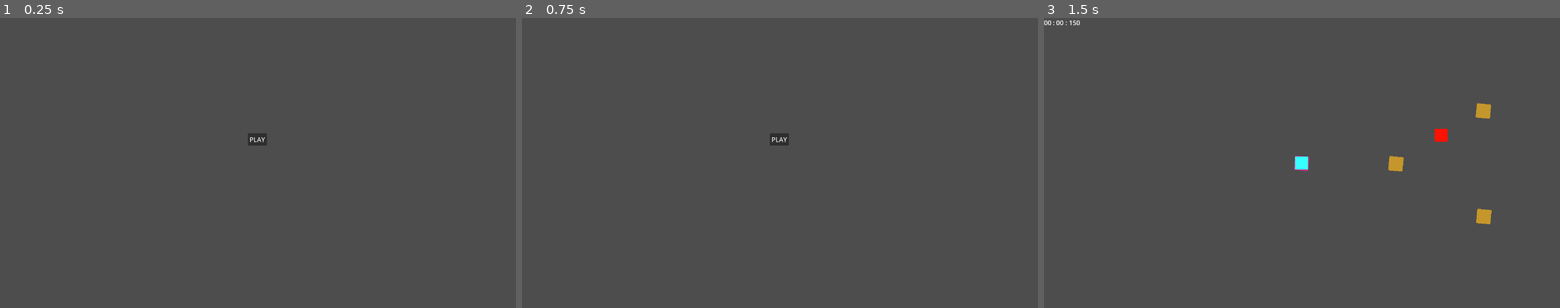
Above: before the commit, frames 1-3 (left to right).
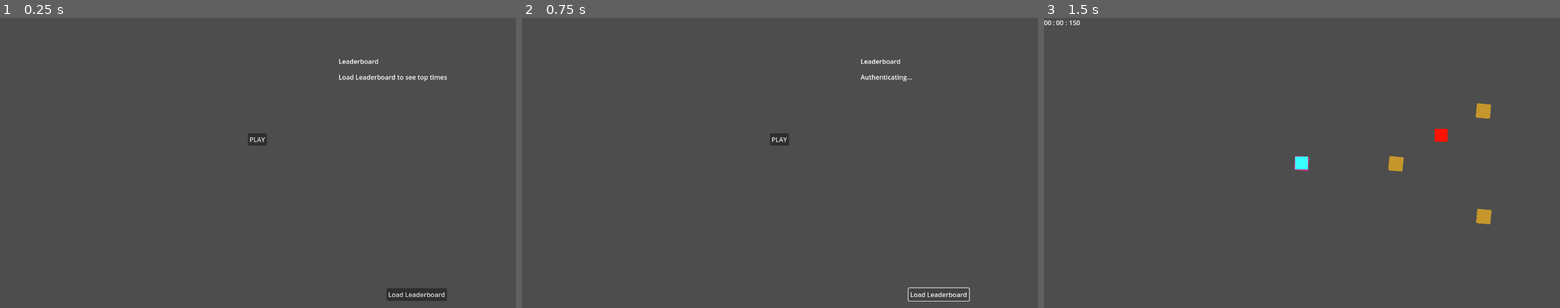
Above: after the commit, the same moments.

Repository: billbobphil/polymars-jam-2024
Game: Godot game, scene res://top.tscn
The game is run twice, just before and just after one commit, with the same random seed, the same clock (stepped at 60 frames per second) and the same inputs.
Inputs (mouse positions are in pixels of both pictures, inside the frame that each line leads up to):
- Up to frame 1 (0.25 s): no input
- Up to frame 2 (0.75 s): click (939, 293) at 0.5 s, where only the run after the commit has a clickable "Load Leaderboard"
- Up to frame 3 (1.5 s): click "PLAY" at 1.25 s

The runs differ from the first frame. In frame 1, 0.7% of the frame differs, in the area x 65-87%, y 14-98%; in frame 2, 0.3%; in frame 3, nothing differs.
Error after the commit: Invalid access to property or key 'player_identifier' on a base object of type 'Nil'. (res://leaderboard/Leaderboard.gd:73)

Commit message:
Game 'working'. Uploading to itch for a test run before assets

Diff:
--- /dev/null
+++ b/Leaderboard.gd
@@ -0,0 +1,147 @@
+extends Node
+
+# Use this game API key if you want to test with a functioning leaderboard
+# "987dbd0b9e5eb3749072acc47a210996eea9feb0"
+# var game_API_key = ""; #prod key
+# var game_API_key = "dev_688c275c34a04c76894f5a75f4bf529b"; #staging key
+var game_API_key = "987dbd0b9e5eb3749072acc47a210996eea9feb0"; #test key
+var development_mode = true
+var leaderboard_key = "leaderboardKey"
+var session_token = ""
+var score = 0
+
+# HTTP Request node can only handle one call per node
+var auth_http = HTTPRequest.new()
+var leaderboard_http = HTTPRequest.new()
+var submit_score_http = HTTPRequest.new()
+
+func _ready():
+	_authentication_request()
+
+func _process(_delta):
+	if(Input.is_action_just_pressed("ui_up")):
+		score += 1
+		print("CurrentScore:"+str(score))
+
+	if(Input.is_action_just_pressed("ui_down")):
+		score -= 1
+		print("CurrentScore:"+str(score))
+
+	# Upload score when pressing enter
+	if(Input.is_action_just_pressed("ui_accept")):
+		_upload_score(score)
+
+	# Get score when pressing spacebar
+	if(Input.is_action_just_pressed("ui_select")):
+		_get_leaderboards()
+
+
+func _authentication_request():
+	# Check if a player session exists
+	var player_session_exists = false
+	var player_identifier : String
+	var file = FileAccess.open("user://LootLocker.data", FileAccess.READ)
+	if file != null:
+		player_identifier = file.get_as_text()
+		print("player ID="+player_identifier)
+		file.close()
+
+	if player_identifier != null and player_identifier.length() > 1:
+		print("player session exists, id="+player_identifier)
+		player_session_exists = true
+	if(player_identifier.length() > 1):
+		player_session_exists = true
+
+	## Convert data to json string:
+	var data = { "game_key": game_API_key, "game_version": "0.0.0.1", "development_mode": true }
+
+	# If a player session already exists, send with the player identifier
+	if(player_session_exists == true):
+		data = { "game_key": game_API_key, "player_identifier":player_identifier, "game_version": "0.0.0.1", "development_mode": true }
+
+	# Add 'Content-Type' header:
+	var headers = ["Content-Type: application/json"]
+
+	# Create a HTTPRequest node for authentication
+	auth_http = HTTPRequest.new()
+	add_child(auth_http)
+	auth_http.request_completed.connect(_on_authentication_request_completed)
+	# Send request
+	auth_http.request("https://api.lootlocker.io/game/v2/session/guest", headers, HTTPClient.METHOD_POST, JSON.stringify(data))
+	# Print what we're sending, for debugging purposes:
+	print(data)
+
+
+func _on_authentication_request_completed(result, response_code, headers, body):
+	var json = JSON.new()
+	json.parse(body.get_string_from_utf8())
+
+	# Save the player_identifier to file
+	var file = FileAccess.open("user://LootLocker.data", FileAccess.WRITE)
+	file.store_string(json.get_data().player_identifier)
+	file.close()
+
+	# Save session_token to memory
+	session_token = json.get_data().session_token
+
+	# Print server response
+	print(json.get_data())
+
+	# Clear node
+	auth_http.queue_free()
+	# Get leaderboards
+	_get_leaderboards()
+
+
+func _get_leaderboards():
+	print("Getting leaderboards")
+	var url = "https://api.lootlocker.io/game/leaderboards/"+leaderboard_key+"/list?count=10"
+	var headers = ["Content-Type: application/json", "x-session-token:"+session_token]
+
+	# Create a request node for getting the highscore
+	leaderboard_http = HTTPRequest.new()
+	add_child(leaderboard_http)
+	leaderboard_http.request_completed.connect(_on_leaderboard_request_completed)
+
+	# Send request
+	leaderboard_http.request(url, headers, HTTPClient.METHOD_GET, "")
+
+func _on_leaderboard_request_completed(result, response_code, headers, body):
+	var json = JSON.new()
+	json.parse(body.get_string_from_utf8())
+
+	# Print data
+	print(json.get_data())
+
+	# Formatting as a leaderboard
+	var leaderboardFormatted = ""
+	for n in json.get_data().items.size():
+		leaderboardFormatted += str(json.get_data().items[n].rank)+str(". ")
+		leaderboardFormatted += str(json.get_data().items[n].player.id)+str(" - ")
+		leaderboardFormatted += str(json.get_data().items[n].score)+str("\n")
+	# Print the formatted leaderboard to the console
+	print(leaderboardFormatted)
+
+	# Clear node
+	leaderboard_http.queue_free()
+
+func _upload_score(score: int):
+	var data = { "score": str(score) }
+	var headers = ["Content-Type: application/json", "x-session-token:"+session_token]
+	submit_score_http = HTTPRequest.new()
+	add_child(submit_score_http)
+	submit_score_http.request_completed.connect(_on_upload_score_request_completed)
+	# Send request
+	submit_score_http.request("https://api.lootlocker.io/game/leaderboards/"+leaderboard_key+"/submit", headers, HTTPClient.METHOD_POST, JSON.stringify(data))
+	# Print what we're sending, for debugging purposes:
+	print(data)
+
+func _on_upload_score_request_completed(result, response_code, headers, body) :
+	var json = JSON.new()
+	json.parse(body.get_string_from_utf8())
+
+	# Print data
+	print(json.get_data())
+
+	# Clear node
+	submit_score_http.queue_free()
--- a/Top.gd
+++ b/Top.gd
@@ -34,6 +34,7 @@
 	switchToScene(finishScene);
 
 func switchToScene(scene : PackedScene):
+	StatsTracker.totalRunTime = 0;
 	currentScene.queue_free();
 	currentScene = null;
 	call_deferred("loadNewScene", scene);
--- a/finish/FinishMenu.gd
+++ b/finish/FinishMenu.gd
@@ -1,4 +1,15 @@
 extends Node2D
+
+@onready var yourTimeValue = $CanvasLayer/YourTimeValue;
+
+func _ready():
+	yourTimeValue.text = parseScoreToTime(StatsTracker.totalRunTime);
+
+func parseScoreToTime(score: int):
+	var minutes = int(score / 60);
+	var seconds = int(score) % 60;
+	var milliseconds = int((score - int(score)) * 1000);
+	return "%02d:%02d:%03d" % [minutes, seconds, milliseconds];
 
 func _on_menu_button_pressed():
 	get_tree().get_root().get_node("top").switchToMenu();
--- a/finish/finishMenu.tscn
+++ b/finish/finishMenu.tscn
@@ -1,6 +1,7 @@
-[gd_scene load_steps=2 format=3 uid="uid://b3r3nld6v706i"]
+[gd_scene load_steps=3 format=3 uid="uid://b3r3nld6v706i"]
 
 [ext_resource type="Script" path="res://finish/FinishMenu.gd" id="1_yuxxg"]
+[ext_resource type="PackedScene" uid="uid://bvceo2m3god6e" path="res://leaderboard/leaderboard.tscn" id="2_yk82y"]
 
 [node name="FinishMenu" type="Node2D"]
 script = ExtResource("1_yuxxg")
@@ -8,10 +9,28 @@
 [node name="CanvasLayer" type="CanvasLayer" parent="."]
 
 [node name="MenuButton" type="Button" parent="CanvasLayer"]
-offset_left = 611.0
-offset_top = 290.0
-offset_right = 668.0
-offset_bottom = 321.0
+offset_left = 46.0
+offset_top = 99.0
+offset_right = 103.0
+offset_bottom = 130.0
 text = "MENU"
 
+[node name="YourTimeLabel" type="Label" parent="CanvasLayer"]
+offset_left = 470.0
+offset_top = 169.0
+offset_right = 553.0
+offset_bottom = 192.0
+text = "Your Time:"
+
+[node name="YourTimeValue" type="Label" parent="CanvasLayer"]
+offset_left = 452.0
+offset_top = 200.0
+offset_right = 585.0
+offset_bottom = 223.0
+text = "000000000
+"
+
+[node name="Leaderboard" parent="." instance=ExtResource("2_yk82y")]
+shouldShowSubmitButton = true
+
 [connection signal="pressed" from="CanvasLayer/MenuButton" to="." method="_on_menu_button_pressed"]
--- a/game.tscn
+++ b/game.tscn
@@ -566,10 +566,9 @@
 [node name="WarpExit-4" parent="Warps" instance=ExtResource("10_nbpfi")]
 position = Vector2(12469, -1430)
 
-[node name="Finish" parent="." instance=ExtResource("14_77kpb")]
+[node name="Finish" parent="." node_paths=PackedStringArray("hud") instance=ExtResource("14_77kpb")]
 position = Vector2(16201, -2513)
-hud = Object(CanvasLayer,"_import_path":NodePath(""),"unique_name_in_owner":false,"process_mode":0,"process_priority":0,"process_physics_priority":0,"process_thread_group":0,"editor_description":"","layer":1,"visible":true,"offset":Vector2(0, 0),"rotation":0.0,"scale":Vector2(1, 1),"transform":Transform2D(1, 0, 0, 1, 0, 0),"follow_viewport_enabled":false,"follow_viewport_scale":1.0,"script":ExtResource("15_hqy2d"))
-
+hud = NodePath("../HUD")
 
 [node name="Player" parent="." node_paths=PackedStringArray("startingCheckpoint") instance=ExtResource("4_3aab6")]
 position = Vector2(39, 161)
--- /dev/null
+++ b/leaderboard/Leaderboard.gd
@@ -0,0 +1,151 @@
+extends Node
+
+# Use this game API key if you want to test with a functioning leaderboard
+# "987dbd0b9e5eb3749072acc47a210996eea9feb0"
+# var game_API_key = ""; #prod key
+var game_API_key = "dev_688c275c34a04c76894f5a75f4bf529b"; #staging key
+# var game_API_key = "987dbd0b9e5eb3749072acc47a210996eea9feb0"; #test key
+var development_mode = true
+var leaderboard_key = "leaderboardKey"
+var session_token = ""
+
+# HTTP Request node can only handle one call per node
+var auth_http = HTTPRequest.new()
+var leaderboard_http = HTTPRequest.new()
+var submit_score_http = HTTPRequest.new()
+
+@onready var leaderboardContentLabel = $LeaderboardContent;
+@export var shouldShowSubmitButton = false;
+@onready var submitTimeButton = $SubmitTimeButton;
+
+func _ready():
+	if shouldShowSubmitButton:
+		submitTimeButton.show()
+	else:
+		submitTimeButton.hide()
+
+func _load_leaderboard():
+	_authentication_request()
+
+func _authentication_request():
+	leaderboardContentLabel.text = "Authenticating...";
+	# Check if a player session exists
+	var player_session_exists = false
+	var player_identifier : String
+	var file = FileAccess.open("user://LootLocker.data", FileAccess.READ)
+	if file != null:
+		player_identifier = file.get_as_text()
+		print("player ID="+player_identifier)
+		file.close()
+
+	if player_identifier != null and player_identifier.length() > 1:
+		print("player session exists, id="+player_identifier)
+		player_session_exists = true
+	if(player_identifier.length() > 1):
+		player_session_exists = true
+
+	## Convert data to json string:
+	var data = { "game_key": game_API_key, "game_version": "0.0.0.1", "development_mode": true }
+
+	# If a player session already exists, send with the player identifier
+	if(player_session_exists == true):
+		data = { "game_key": game_API_key, "player_identifier":player_identifier, "game_version": "0.0.0.1", "development_mode": true }
+
+	# Add 'Content-Type' header:
+	var headers = ["Content-Type: application/json"]
+
+	# Create a HTTPRequest node for authentication
+	auth_http = HTTPRequest.new()
+	add_child(auth_http)
+	auth_http.request_completed.connect(_on_authentication_request_completed)
+	# Send request
+	auth_http.request("https://api.lootlocker.io/game/v2/session/guest", headers, HTTPClient.METHOD_POST, JSON.stringify(data))
+	# Print what we're sending, for debugging purposes:
+	print(data)
+
+
+func _on_authentication_request_completed(result, response_code, headers, body):
+	var json = JSON.new()
+	json.parse(body.get_string_from_utf8())
+
+	# Save the player_identifier to file
+	var file = FileAccess.open("user://LootLocker.data", FileAccess.WRITE)
+	file.store_string(json.get_data().player_identifier)
+	file.close()
+
+	# Save session_token to memory
+	session_token = json.get_data().session_token
+
+	# Print server response
+	print(json.get_data())
+
+	# Clear node
+	auth_http.queue_free()
+	# Get leaderboards
+	_get_leaderboards()
+
+
+func _get_leaderboards():
+	leaderboardContentLabel.text = "Loading Leaderboards...";
+	print("Getting leaderboards")
+	var url = "https://api.lootlocker.io/game/leaderboards/"+leaderboard_key+"/list?count=10"
+	var headers = ["Content-Type: application/json", "x-session-token:"+session_token]
+
+	# Create a request node for getting the highscore
+	leaderboard_http = HTTPRequest.new()
+	add_child(leaderboard_http)
+	leaderboard_http.request_completed.connect(_on_leaderboard_request_completed)
+
+	# Send request
+	leaderboard_http.request(url, headers, HTTPClient.METHOD_GET, "")
+
+func _on_leaderboard_request_completed(result, response_code, headers, body):
+	var json = JSON.new()
+	json.parse(body.get_string_from_utf8())
+
+	# Print data
+	print(json.get_data())
+
+	# Formatting as a leaderboard
+	var leaderboardFormatted = ""
+	for n in json.get_data().items.size():
+		leaderboardFormatted += str(json.get_data().items[n].rank)+str(". ")
+		leaderboardFormatted += str(json.get_data().items[n].player.name)
+		leaderboardFormatted += str("(")+str(json.get_data().items[n].player.id)+str(")")+str(" - ")
+		leaderboardFormatted += parseScoreToTime(json.get_data().items[n].score)+str("\n");
+	# Print the formatted leaderboard to the console
+	print(leaderboardFormatted)
+	leaderboardContentLabel.text = leaderboardFormatted;
+	# Clear node
+	leaderboard_http.queue_free()
+
+func parseScoreToTime(score: int):
+	var minutes = int(score / 60);
+	var seconds = int(score) % 60;
+	var milliseconds = int((score - int(score)) * 1000);
+	return "%02d:%02d:%03d" % [minutes, seconds, milliseconds];
+
+func _upload_score():
+	var score = StatsTracker.totalRunTime;
+	var data = { "score": str(score) }
+	var headers = ["Content-Type: application/json", "x-session-token:"+session_token]
+	submit_score_http = HTTPRequest.new()
+	add_child(submit_score_http)
+	submit_score_http.request_completed.connect(_on_upload_score_request_completed)
+	# Send request
+	submit_score_http.request("https://api.lootlocker.io/game/leaderboards/"+leaderboard_key+"/submit", headers, HTTPClient.METHOD_POST, JSON.stringify(data))
+	# Print what we're sending, for debugging purposes:
+	submitTimeButton.text = "Time Submitted";
+	submitTimeButton.disabled = true;
+	print(data)
+
+func _on_upload_score_request_completed(_result, _response_code, _headers, body) :
+	var json = JSON.new()
+	json.parse(body.get_string_from_utf8())
+
+	# Print data
+	print(json.get_data())
+	_get_leaderboards();
+
+	# Clear node
+	submit_score_http.queue_free()
--- /dev/null
+++ b/leaderboard/leaderboard.tscn
@@ -0,0 +1,37 @@
+[gd_scene load_steps=2 format=3 uid="uid://bvceo2m3god6e"]
+
+[ext_resource type="Script" path="res://leaderboard/Leaderboard.gd" id="1_hcatr"]
+
+[node name="Leaderboard" type="CanvasLayer"]
+script = ExtResource("1_hcatr")
+
+[node name="LeaderboardTitle" type="Label" parent="."]
+offset_left = 840.0
+offset_top = 96.0
+offset_right = 940.0
+offset_bottom = 119.0
+text = "Leaderboard"
+
+[node name="LeaderboardContent" type="Label" parent="."]
+offset_left = 840.0
+offset_top = 135.0
+offset_right = 1237.0
+offset_bottom = 636.0
+text = "Load Leaderboard to see top times"
+
+[node name="SubmitTimeButton" type="Button" parent="."]
+offset_left = 1130.0
+offset_top = 671.0
+offset_right = 1240.0
+offset_bottom = 702.0
+text = "Submit  Time"
+
+[node name="LoadLeaderboardButton" type="Button" parent="."]
+offset_left = 959.0
+offset_top = 671.0
+offset_right = 1109.0
+offset_bottom = 702.0
+text = "Load Leaderboard"
+
+[connection signal="pressed" from="SubmitTimeButton" to="." method="_upload_score"]
+[connection signal="pressed" from="LoadLeaderboardButton" to="." method="_load_leaderboard"]
--- a/menu/menu.tscn
+++ b/menu/menu.tscn
@@ -1,6 +1,7 @@
-[gd_scene load_steps=2 format=3 uid="uid://d1ryxewd4vsyq"]
+[gd_scene load_steps=3 format=3 uid="uid://d1ryxewd4vsyq"]
 
 [ext_resource type="Script" path="res://menu/Menu.gd" id="1_u5400"]
+[ext_resource type="PackedScene" uid="uid://bvceo2m3god6e" path="res://leaderboard/leaderboard.tscn" id="2_s5od7"]
 
 [node name="Menu" type="Node2D"]
 script = ExtResource("1_u5400")
@@ -14,4 +15,6 @@
 offset_bottom = 317.0
 text = "PLAY"
 
+[node name="Leaderboard" parent="." instance=ExtResource("2_s5od7")]
+
 [connection signal="pressed" from="CanvasLayer/PlayButton" to="." method="_on_play_button_pressed"]
